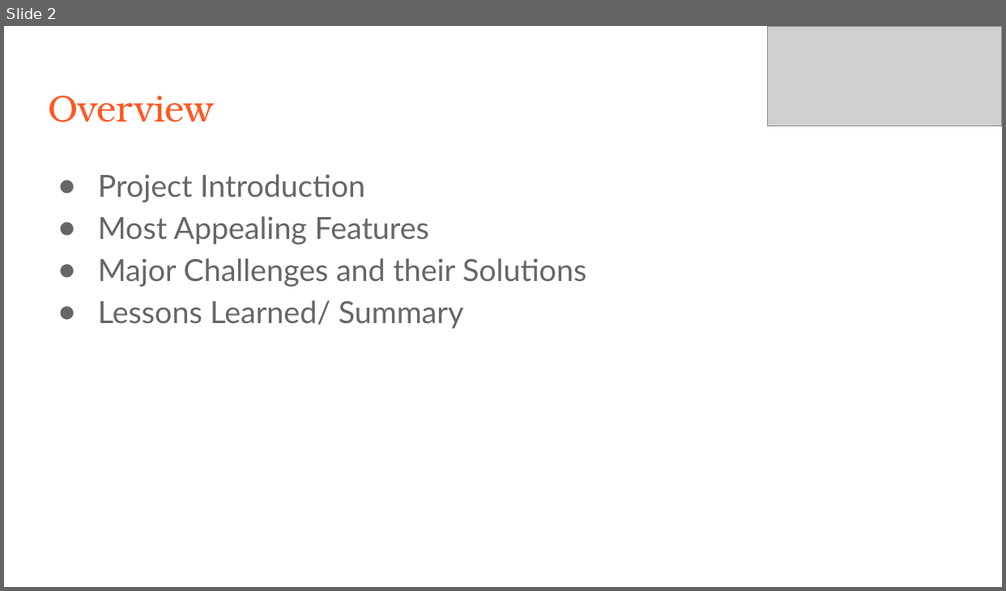
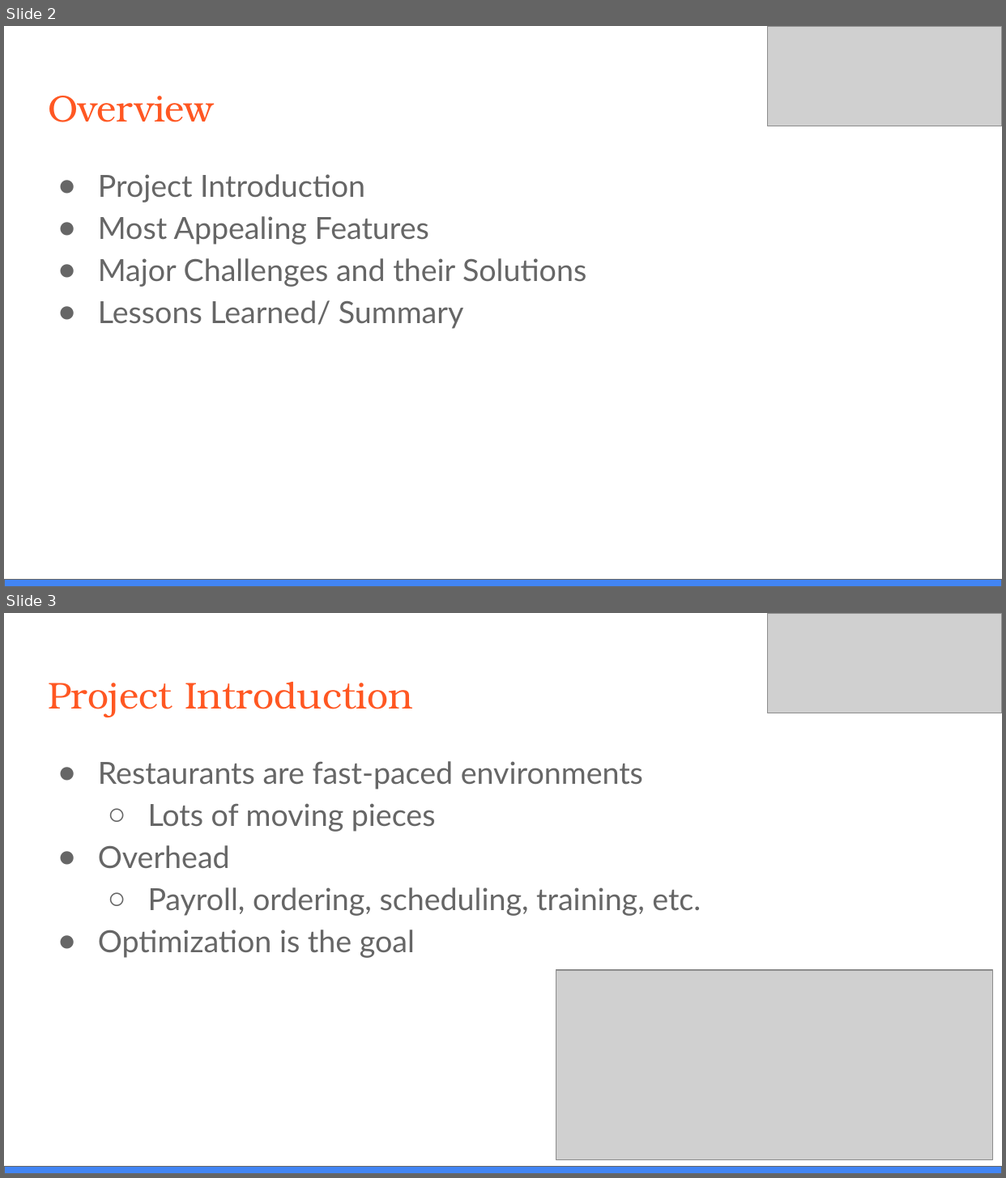
Before and after one commit to tmyarow/CS3704_Project, a slide deck: Restaurant Automation - Final Presentation.pptx. Shown one above the other, each under a label of ours: slide 2 before the commit, slides 2 and 3 after it. The pictures are 1006x591 and 1006x1178 pixels, drawn with LibreOffice and Linux fonts; fonts in the diff are those of the drawing; grey boxes stand for pictures. Boxes give left, top, right and bottom in pixels: in the first picture for what was removed or moved away, otherwise in the second. Text is boxed around its words. In the diff, an @@ line names an element or a change of style, - is before the commit and + after.

```diff
--- a/Restaurant Automation - Final Presentation.pptx
+++ b/Restaurant Automation - Final Presentation.pptx
@@ slide 3 added at bbox=[4, 613, 1002, 1174], background #FFFFFF @@
@@ picture added at bbox=[767, 613, 1002, 713] @@
@@ title added at bbox=[48, 682, 413, 717], 27 pt, text #FF5722 @@
+Project Introduction
@@ text added at bbox=[98, 761, 701, 958], 22 pt, text #666666 @@
+● Restaurants are fast-paced environments
+  ○ Lots of moving pieces
+● Overhead
+  ○ Payroll, ordering, scheduling, training, etc.
+● Optimization is the goal
@@ picture added at bbox=[556, 970, 992, 1160] @@
@@ rectangle added at bbox=[4, 1167, 1002, 1174], fill #4285F4, outline #666666 0.75 pt @@
@@ slide 2 changed as well @@
@@ rectangle added at bbox=[4, 580, 1002, 587], fill #4285F4, outline #666666 0.75 pt @@
```
Also in this commit, not shown: 3 other slides changed, 5 other slides added, 3 slides removed.
